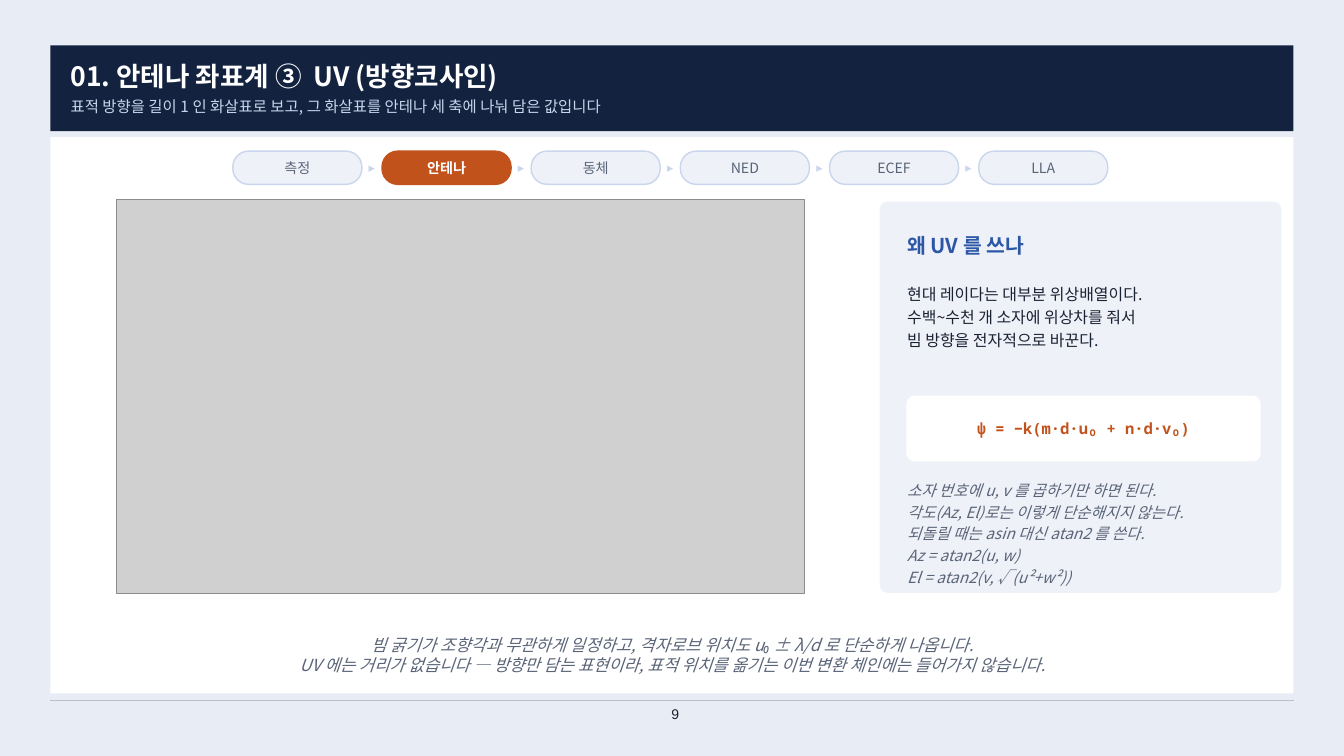
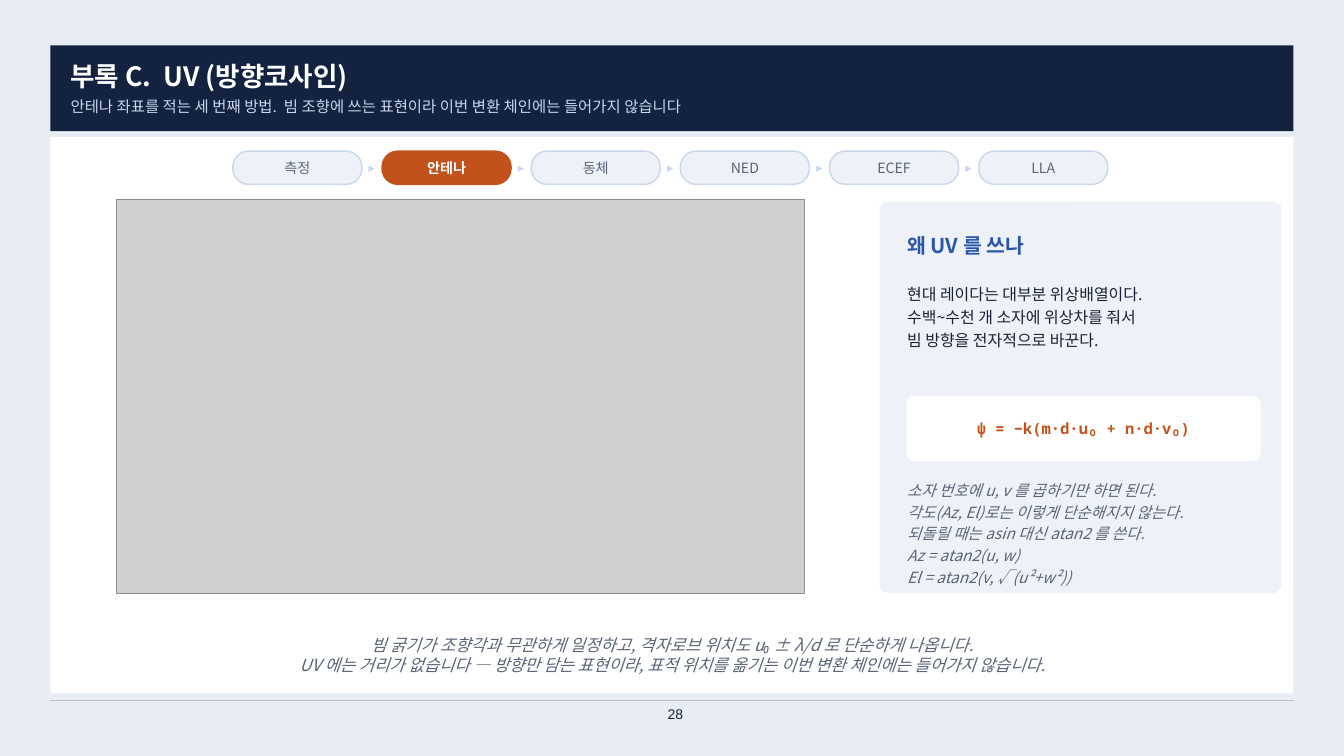
Before and after one commit to harley-hwan/radar-sw-study, a slide deck: slide 28 of Part2_CoordFrames/ref/산출물/Chapter2_coordinate_systems.pptx (slide 9 before the commit). Drawn at 1344x756 pixels with LibreOffice and Linux fonts; fonts in the diff are those of the drawing; grey boxes stand for pictures. Boxes give left, top, right and bottom in pixels: in the first picture for what was removed or moved away, otherwise in the second. Text is boxed around its words. In the diff, an @@ line names an element or a change of style, - is before the commit and + after.

```diff
--- a/Part2_CoordFrames/ref/산출물/Chapter2_coordinate_systems.pptx
+++ b/Part2_CoordFrames/ref/산출물/Chapter2_coordinate_systems.pptx
@@ text at (71, 63, 681, 113): text changed @@
-01. 안테나 좌표계 ③ UV (방향코사인)
-표적 방향을 길이 1 인 화살표로 보고, 그 화살표를 안테나 세 축에 나눠 담은 값입니다
+부록 C. UV (방향코사인)
+안테나 좌표를 적는 세 번째 방법. 빔 조향에 쓰는 표현이라 이번 변환 체인에는 들어가지 않습니다
@@ page number at (668, 709, 684, 719): text changed @@
-9
+28
```
Also in this commit, not shown: 9 other slides changed, 9 other files.
